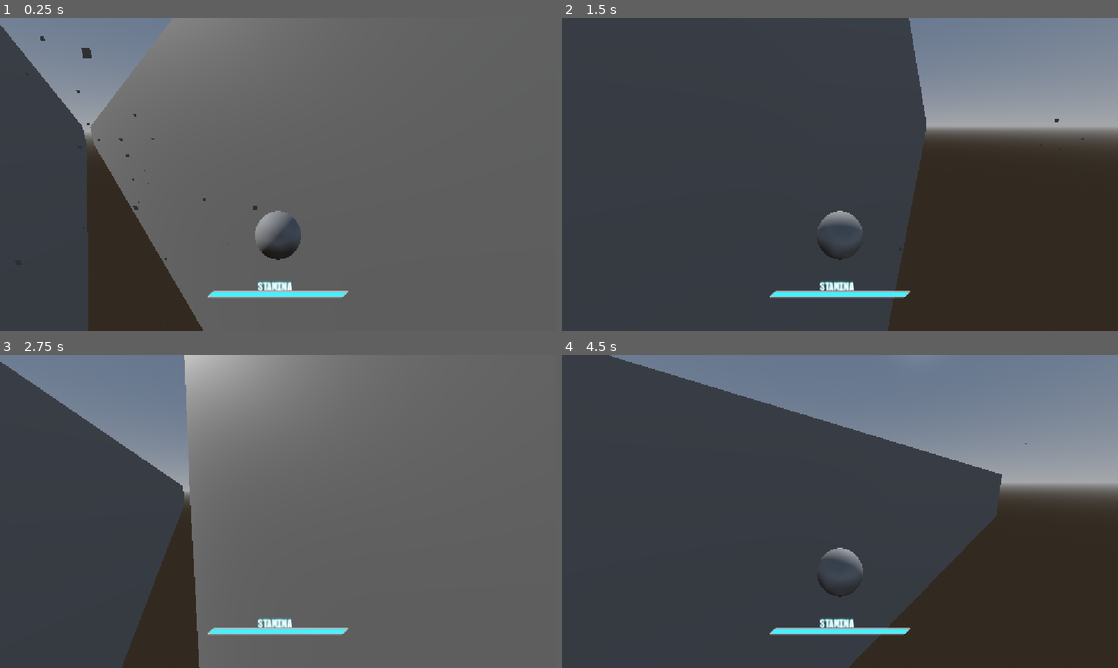
Above: before the commit, frames 1-4 (two rows, left to right).
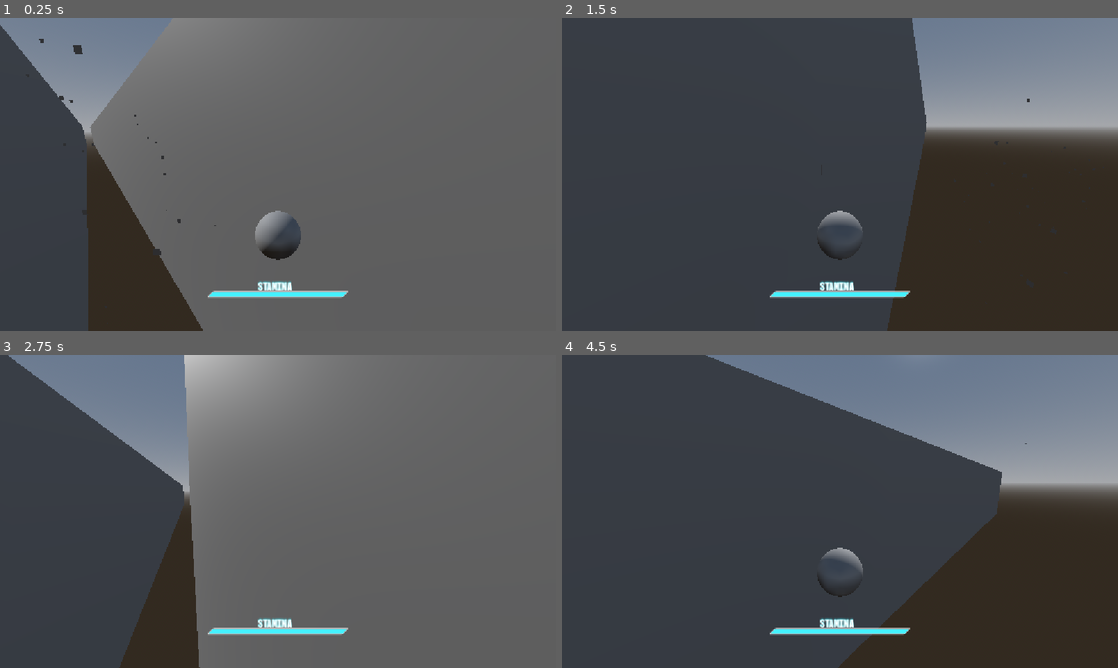
Above: after the commit, the same moments.

Repository: PortalGolem/havenIE2026GameJam
Game: Godot game, scene res://Scenes/Main.tscn
Same seed, same stepped clock (60 frames per second), same inputs: the game is played once before the commit and once after it.
Inputs (mouse positions are in pixels of both pictures, inside the frame that each line leads up to):
- Up to frame 1 (0.25 s): no input
- Up to frame 2 (1.5 s): move the mouse to (867, 174) at 0.52 s; press the mouse at (867, 174) at 0.53 s; hold W (Forward) from 0.53 s (still down); tap Space (Jump) at 0.77 s; move the mouse to (812, 174) at 1.27 s; release the mouse at (812, 174) at 1.28 s; tap Shift (Dash) at 1.35 s
- Up to frame 3 (2.75 s): keep holding W (Forward); tap Space (Jump) at 1.52 s; tap Enter at 2 s; move the mouse to (289, 505) at 2.02 s; press the mouse at (289, 505) at 2.03 s
- Up to frame 4 (4.5 s): keep holding W (Forward); move the mouse to (834, 517) at 2.77 s; release the mouse at (834, 517) at 2.78 s; tap Shift (Dash) at 2.85, 4.35 s; tap Space (Jump) at 3.02, 3.77 s; move the mouse to (878, 514) at 3.52 s; press the mouse at (878, 514) at 3.53 s; move the mouse to (795, 508) at 4.27 s; release the mouse at (795, 508) at 4.28 s

The runs differ from the first frame. In frame 1, 0.2% of the frame differs, in the area x 0-47%, y 2-100%; in frame 2, 0.1%; in frame 3, 0.7%; in frame 4, 4.1%, in the area x 8-80%, y 0-100%.

Commit message:
Update Main.tscn

Diff:
--- a/Scenes/Main.tscn
+++ b/Scenes/Main.tscn
@@ -77,14 +77,14 @@
 groundSpeed = 50.0
 airSpeed = 12.0
 airDrag = 0.5
-airGravity = 4.5
+airGravity = 3.5
 wallDrag = 0.5
-wallGravity = 4.5
+wallGravity = 3.5
 wallDistance = 1.0
 DashSpeed = 100.0
 initialMovementMode = 1
 maxXRotation = 45.0
 minYRotation = -30.0
 maxYRotation = 45.0
-jumpVector = Vector3(10, 10, 25)
-dashVector = Vector3(0, 3, 20)
+jumpVector = Vector3(10, 7, 25)
+dashVector = Vector3(1, 1, 1)
